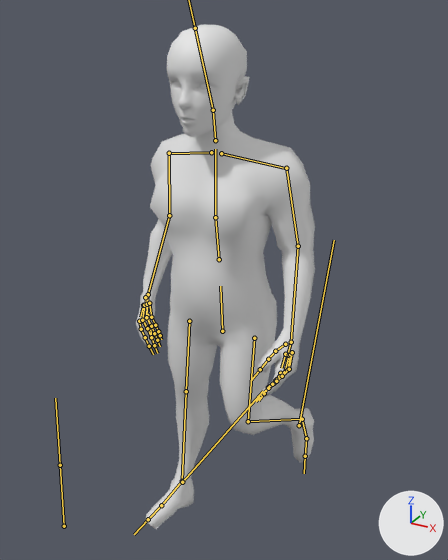
An edit to the FBX model Assets/Models/3D/human.fbx, drawn before and after from the same camera.
One viewpoint serves both versions: a camera (50 mm lens) standing at (3.12, -5.76, 6.33) and looking at (-0.16, 0.19, 3.35). Arrows for +X, +Y and +Z are at lower right; the lights stay in place. Both versions are drawn at frame 32 of the action 'metarig|Walking'; the numbers are the values there. The bones that bend it are drawn over the model as lines.

In view in the first picture: 'body'.
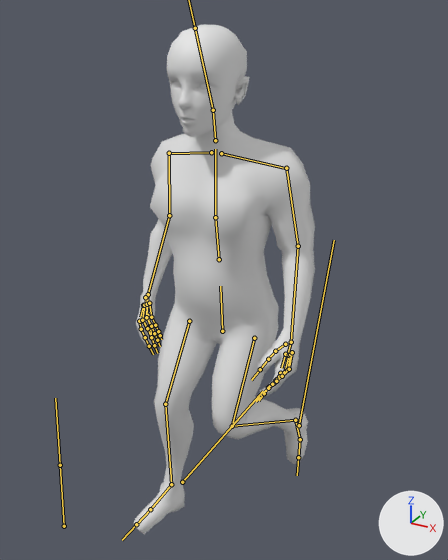
Changed parts and their boxes (x1, y1, x2, y2) in the pictures (448 x 560 px):
'body', posed: before (136, 25, 315, 529); after (134, 25, 315, 534)
bone 'thigh.L', root to tip: before (254, 338) to (248, 421); after (254, 338) to (232, 426)
bone 'shin.L', root to tip: before (248, 421) to (302, 419); after (232, 426) to (295, 420)
bone 'foot.L', root to tip: before (302, 419) to (306, 438); after (295, 420) to (300, 439)
bone 'thigh.R', root to tip: before (189, 321) to (186, 391); after (189, 321) to (165, 404)
bone 'shin.R', root to tip: before (186, 391) to (182, 481); after (165, 404) to (171, 484)
bone 'foot.R', root to tip: before (182, 481) to (161, 505); after (171, 484) to (150, 509)

The change in detail:
Bone 'thigh.L' (bone_thigh_l) turns from (-12, 0, 2) to (-29, 1, 6) degrees about its own x, y and z.
Bone 'shin.L' (bone_shin_l) turns from (62, 3, -5) to (80, 8, -9) degrees about its own x, y and z.
Bone 'foot.L' (bone_foot_l) turns from (19, -12, 14) to (17, -14, 16) degrees about its own x, y and z.
Bone 'thigh.R' (bone_thigh_r) turns from (-1, 1, 1) to (-30, 0, -1) degrees about its own x, y and z.
Bone 'shin.R' (bone_shin_r) turns from (-8, 0, -2) to (31, 0, 1) degrees about its own x, y and z.
Bone 'foot.R' (bone_foot_r) turns from (5, -4, 0) to (-3, 0, -2) degrees about its own x, y and z.
